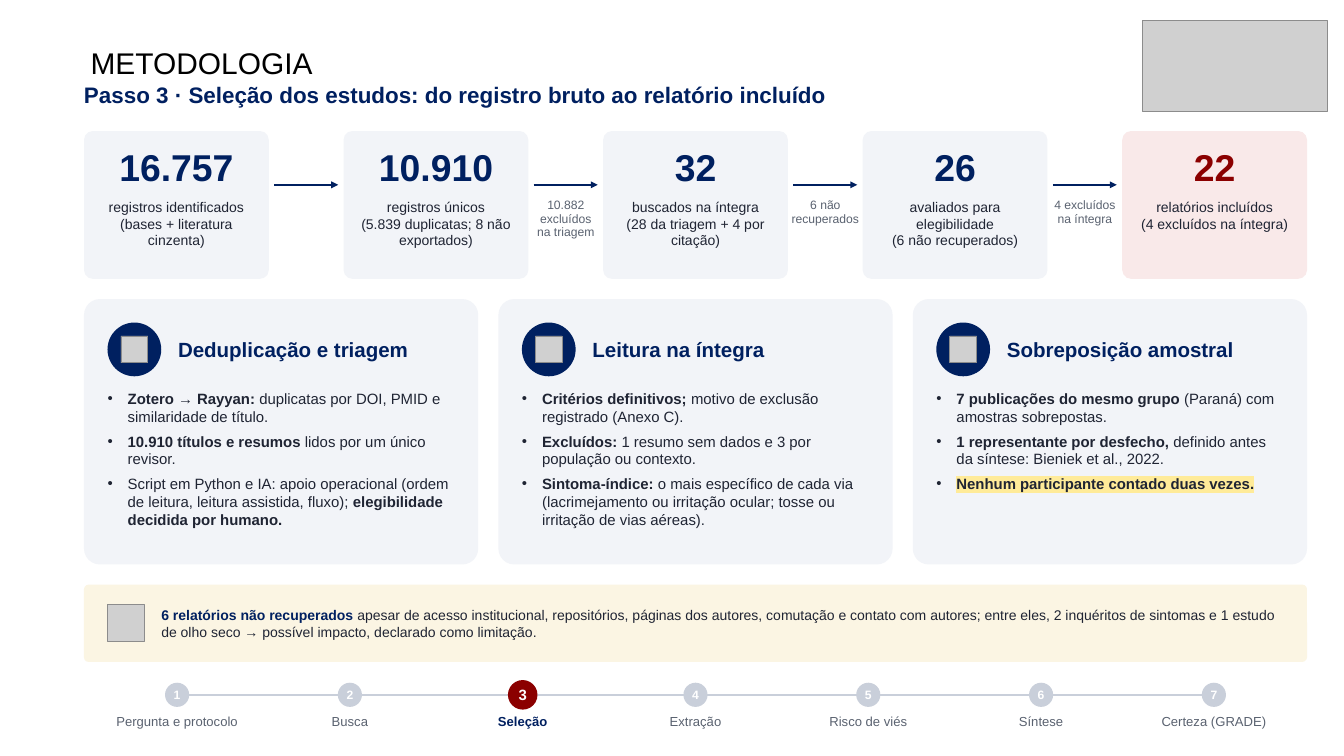
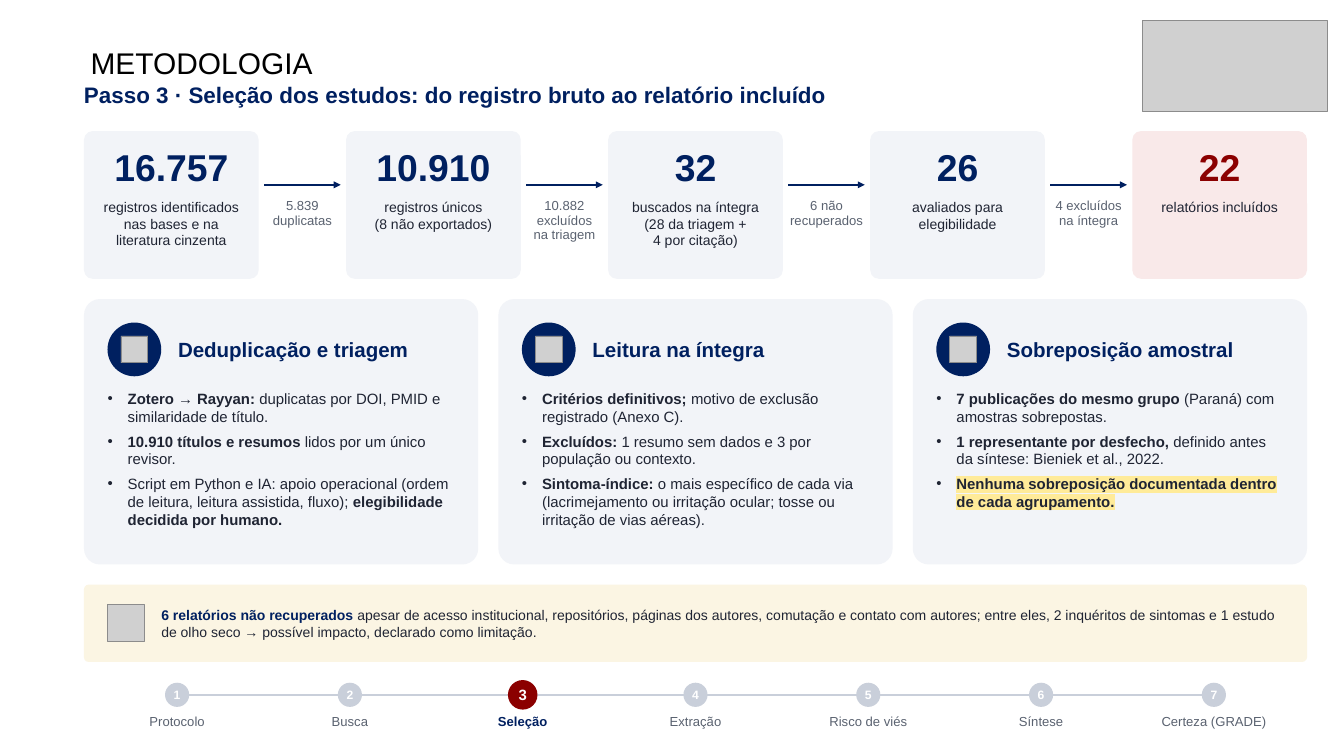
Before and after one commit to ravibuzz/IC-fumaca, a slide deck: slide 7 of apresentacao/SEMICA_Fumaca_Cirurgica_Baccaro.pptx. Drawn at 1344x756 pixels with LibreOffice and Linux fonts; fonts in the diff are those of the drawing; grey boxes stand for pictures; background and template pictures are left out. Boxes give left, top, right and bottom in pixels: in the first picture for what was removed or moved away, otherwise in the second. Text is boxed around its words. In the diff, an @@ line names an element or a change of style, - is before the commit and + after.

```diff
--- a/apresentacao/SEMICA_Fumaca_Cirurgica_Baccaro.pptx
+++ b/apresentacao/SEMICA_Fumaca_Cirurgica_Baccaro.pptx
@@ rounded rectangle: place and size @@
-rounded rectangle at [84,131,269,279]
+rounded rectangle at [84,131,259,279]
@@ text "16.757": place and size @@
-text "16.757" at [119,155,233,182]
+text "16.757" at [114,155,228,182]
@@ rounded rectangle: place and size @@
-rounded rectangle at [343,131,528,279]
+rounded rectangle at [346,131,521,279]
@@ rounded rectangle: place and size @@
-rounded rectangle at [603,131,788,279]
+rounded rectangle at [608,131,783,279]
@@ rounded rectangle: place and size @@
-rounded rectangle at [863,131,1048,279]
+rounded rectangle at [870,131,1045,279]
@@ rounded rectangle: place and size @@
-rounded rectangle at [1122,131,1307,279]
+rounded rectangle at [1132,131,1307,279]
@@ text "22": place and size @@
-text "22" at [1194,155,1236,181]
+text "22" at [1199,155,1241,181]
@@ arrow moved from (274, 185) - (338, 185) to (264, 185) - (341, 185) @@
@@ text added at [273,201,332,228], 14 pt, text #5A6270 @@
+5.839
+duplicatas
@@ arrow moved from (534, 185) - (597, 185) to (526, 185) - (603, 185) @@
@@ arrow moved from (793, 185) - (857, 185) to (788, 185) - (865, 185) @@
@@ text at [912,202,1003,232]: text changed @@
-avaliados para elegibilidade
-(6 não recuperados)
+avaliados para
+elegibilidade
@@ size 13 to 14 pt in 3 elements at [534,201,596,242], [790,201,863,228], [1056,200,1121,228] @@
@@ arrow moved from (1053, 185) - (1117, 185) to (1050, 185) - (1127, 185) @@
@@ text "relatórios incluídos": place and size @@
-text "relatórios incluídos" at [1141,201,1288,232]
+text "relatórios incluídos" at [1161,201,1278,212]
@@ text at [116,219,226,245]: text changed @@
-(bases + literatura cinzenta)
+nas bases e na
+literatura cinzenta
@@ text at [375,219,492,232]: text changed @@
-(5.839 duplicatas; 8 não exportados)
+(8 não exportados)
@@ text at [644,219,738,248]: text changed @@
-(28 da triagem + 4 por citação)
+(28 da triagem +
+4 por citação)
@@ text at [1141,218,1288,232]: paragraph removed @@
-(4 excluídos na íntegra)
@@ text at [956,478,1276,511]: text changed @@
-• Nenhum participante contado duas vezes.
+• Nenhuma sobreposição documentada dentro de cada agrupamento.
@@ text at [149,716,204,726]: text changed @@
-Pergunta e protocolo
+Protocolo
```
Also in this commit, not shown: 20 other slides changed, 14 other files.
